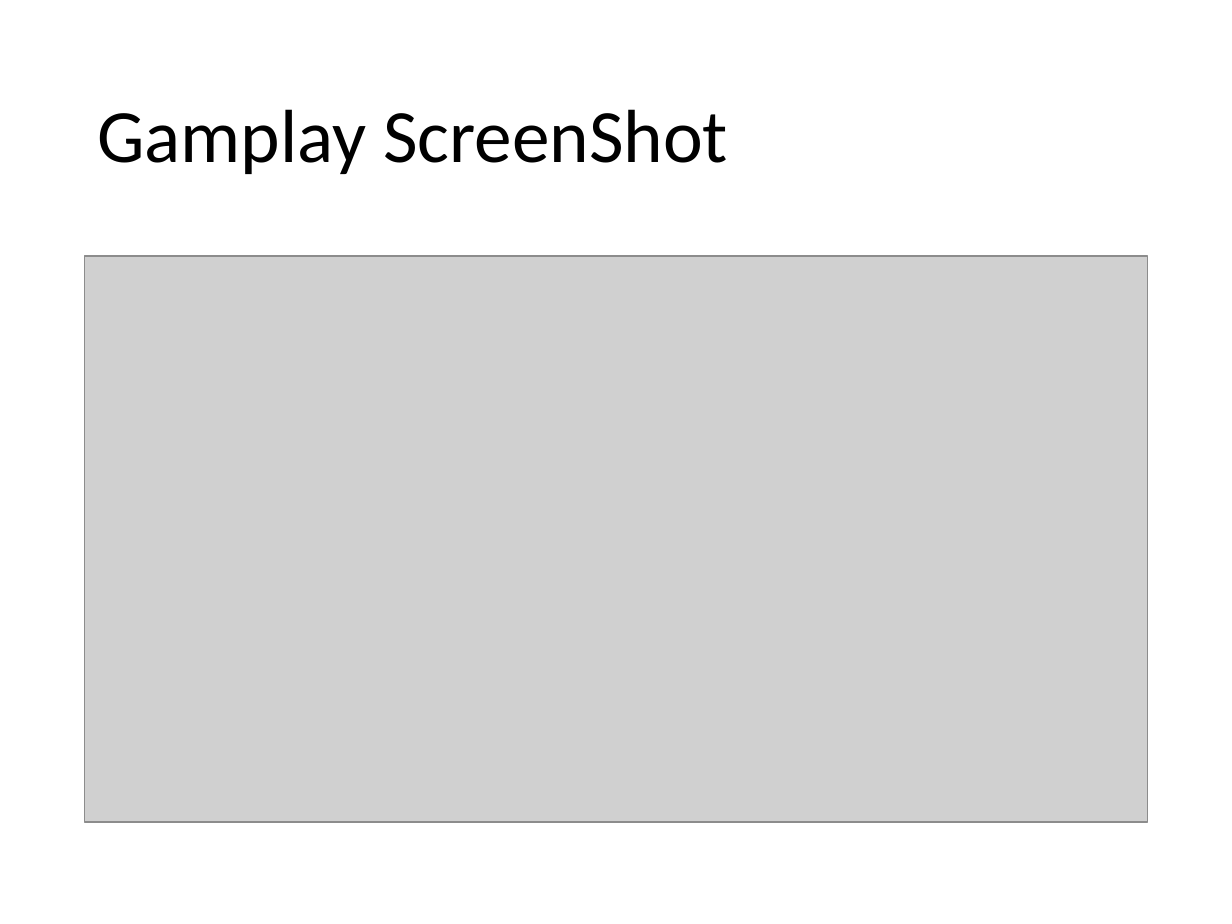
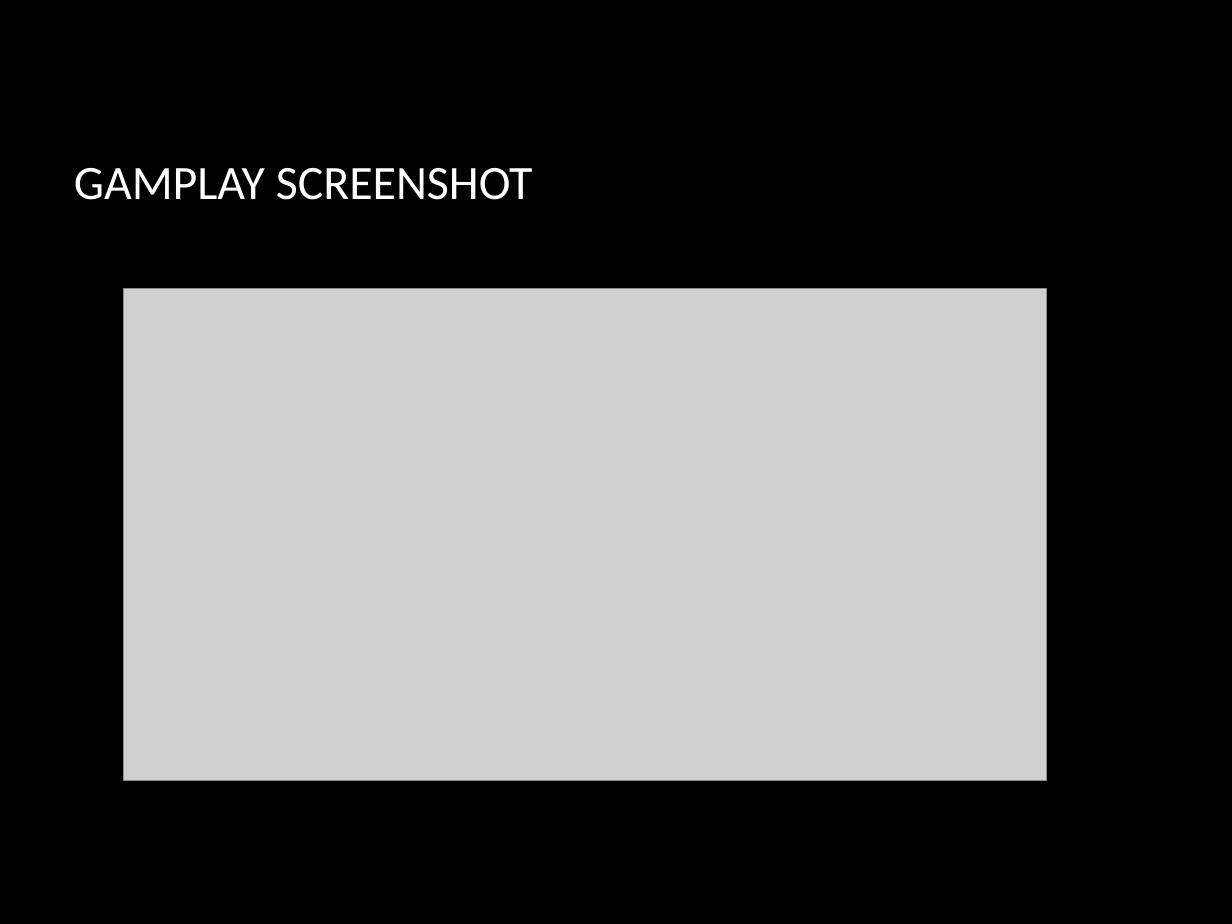
Before and after one commit to provencher/TalosOrigins, a slide deck: slide 3 of Documentation/TalosOriginsProgree.pptx. Drawn at 1232x924 pixels with LibreOffice and Linux fonts; fonts in the diff are those of the drawing; grey boxes stand for pictures; background and template pictures are left out. Boxes give left, top, right and bottom in pixels: in the first picture for what was removed or moved away, otherwise in the second. Text is boxed around its words. In the diff, an @@ line names an element or a change of style, - is before the commit and + after.

Commit message:
Added powerpoint theme

```diff
--- a/Documentation/TalosOriginsProgree.pptx
+++ b/Documentation/TalosOriginsProgree.pptx
@@ background #FFFFFF to picture (left out) @@
@@ title at <box>74,168,533,200</box>: text changed; size 44 to 28 pt; text colour #000000 to #FFFFFF @@
-Gamplay ScreenShot
+GAMPLAY SCREENSHOT
@@ picture: place and size @@
-picture at <box>85,256,1147,822</box>
+picture at <box>123,288,1046,780</box>
```
Also in this commit, not shown: 3 other slides changed.
